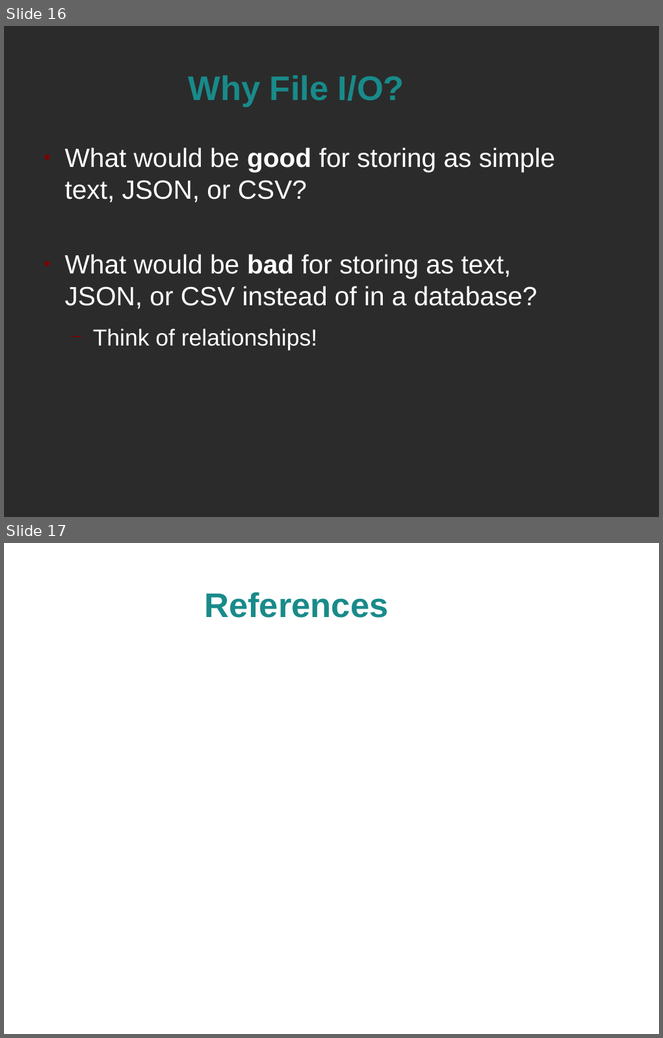
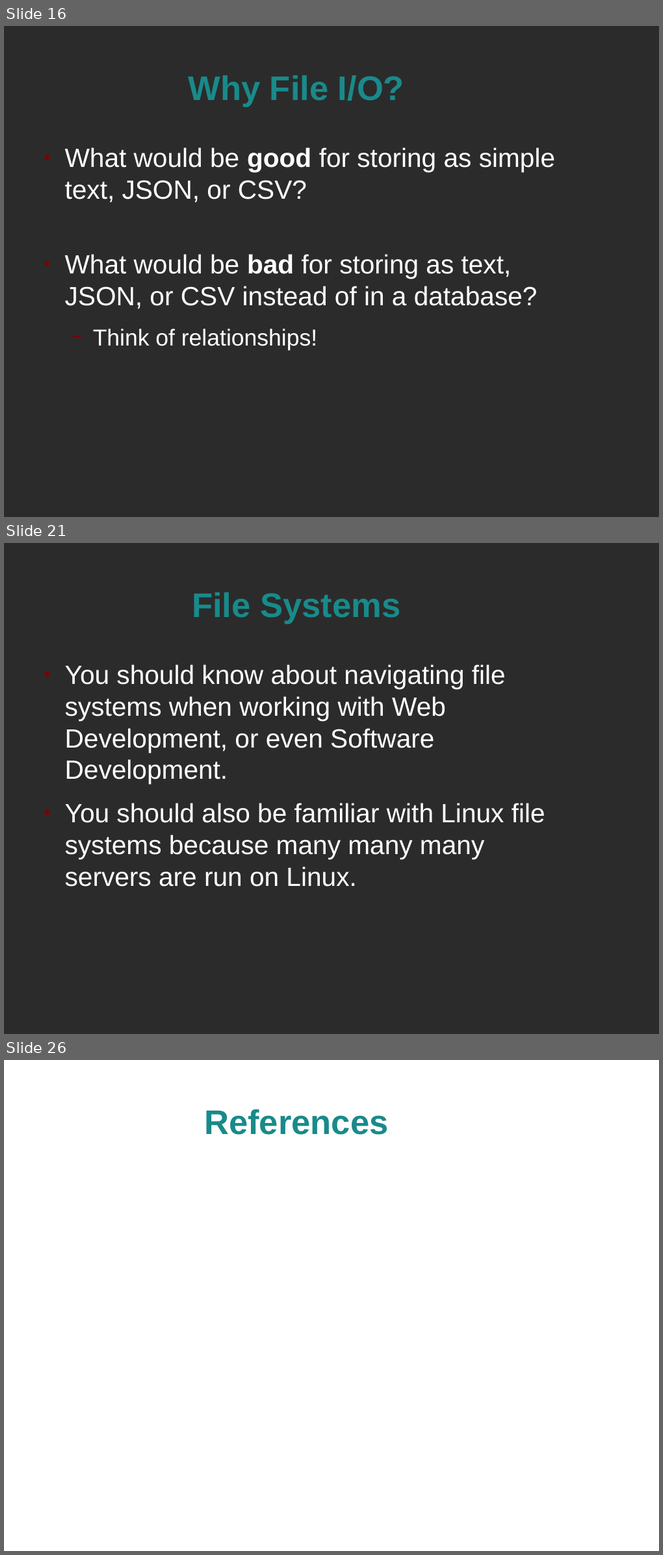
Before and after one commit to spellbindguy/Web-Development, a slide deck: Lectures/05 PHP/PHP and File IO.odp. Shown one above the other, each under a label of ours: slides 16 and 17 before the commit, slides 16, 21 and 26 after it; the slides between them are not shown. The pictures are 663x1038 and 663x1555 pixels, drawn with LibreOffice and Linux fonts; fonts in the diff are those of the drawing; background and template pictures are left out; a plain dark background stands for a picture behind light text. Boxes give left, top, right and bottom in pixels: in the first picture for what was removed or moved away, otherwise in the second. Text is boxed around its words. In the diff, an @@ line names an element or a change of style, - is before the commit and + after.

```diff
--- a/Lectures/05 PHP/PHP and File IO.odp
+++ b/Lectures/05 PHP/PHP and File IO.odp
@@ slide 21 added at box(4, 543, 659, 1034), background picture (left out) @@
@@ title added at box(192, 592, 400, 624), 41.4 pt, text #198A8A, bold @@
+File Systems
@@ text added at box(65, 665, 545, 887), 32 pt, text #FFFFFF @@
+● You should know about navigating file systems when working with Web Development, or even Software Development.
+● You should also be familiar with Linux file systems because many many many servers are run on Linux.
@@ what was slide 17 is now slide 26 @@
```
Also in this commit, not shown: 8 other slides added, 1 other file.
